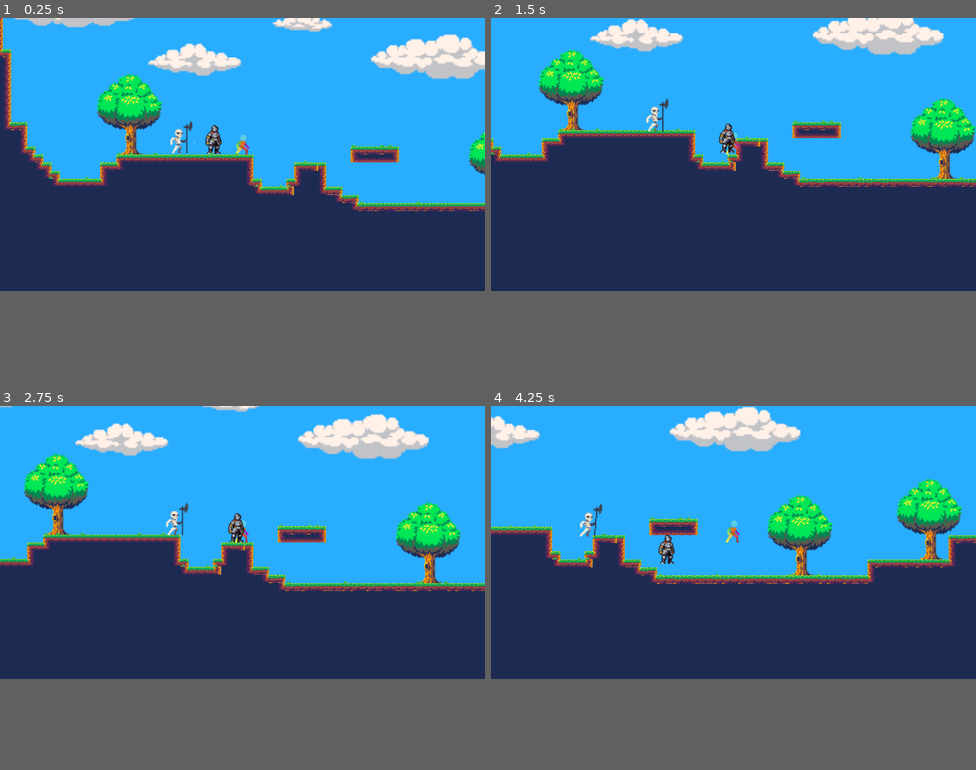
Above: before the commit, frames 1-4 (two rows, left to right).
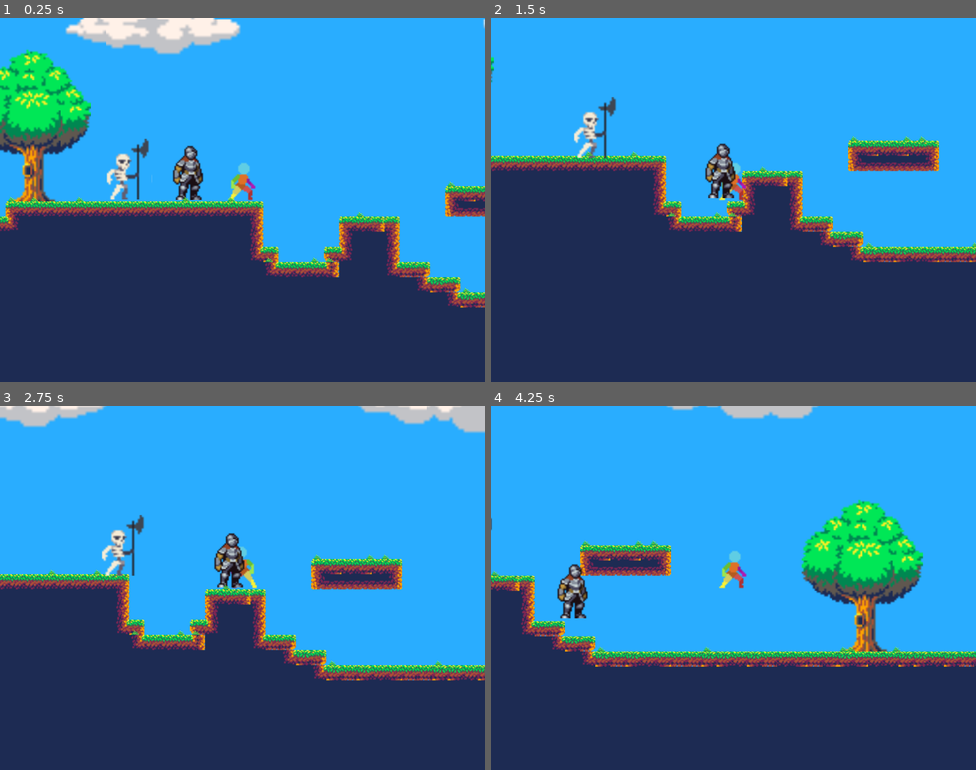
Above: after the commit, the same moments.

Repository: lindotex/dojo-1
Game: Godot game, scene res://Scenes/test_scene.tscn
Two runs of this game, one before a commit and one after it. Both use one fixed random seed, a clock stepped at 60 frames per second and the inputs below.
Inputs:
- Up to frame 1 (0.25 s): no input
- Up to frame 2 (1.5 s): hold D (right) from 0.53 s (still down); tap Space (jump) at 0.77 s
- Up to frame 3 (2.75 s): tap Space (jump) at 1.52 s; release D (right) at 2.03 s; hold Left (left) from 2.03 s (still down)
- Up to frame 4 (4.25 s): release Left (left) at 2.78 s; hold D (right) from 2.78 s (still down); tap Space (jump) at 3.02, 3.77 s
In our replay, the window is 800x450 before the commit and 800x600 after it. These sizes can differ from the game's own. Grey fills any space a smaller window leaves; there, only what the larger window draws over its background counts as a difference.

The runs differ from the first frame. In frame 1, 33% of the frame differs, in the area x 0-100%, y 0-80%; in frame 2, 25%; in frame 3, 33%; in frame 4, 38%, in the area x 0-100%, y 0-72%.
Error after the commit: Invalid access to property or key 'base_max_health' on a base object of type 'Nil'. (res://UI/GUI/interface.gd:10)

Commit message:
starting modifications on player character: from AnimatedSprite to AnimationPlayer

Diff:
--- a/Entities/Player/player.gd
+++ b/Entities/Player/player.gd
@@ -1,20 +1,22 @@
 class_name Player extends CharacterBody2D
 
-@export var status : Stats
-@onready var sprite : AnimatedSprite2D = $Sprite2D
+@onready var player_animation: AnimationPlayer = $Animation
+@onready var player_camera_2d: Camera2D = $Camera2D
+@onready var player_collision: CollisionShape2D = $CollisionShape2D
+@onready var player_sprite: Sprite2D = $Sprite
+@export var player_status : Stats
 
 const SPEED : float = 380.0
 const JUMP_VELOCITY : float = -500.0
 
 
 func _ready() -> void:
-	sprite.play("idle")
+	player_animation.play("idle_right")
 
 func _physics_process(_delta: float) -> void:
 
 	if not is_on_floor():
 		velocity += get_gravity() * _delta
-
 
 	if Input.is_action_just_pressed(input_map.ACTION_JUMP) and is_on_floor():
 		velocity.y = JUMP_VELOCITY
@@ -22,6 +24,10 @@
 	var direction := get_movement_direction()
 	if direction:
 		velocity.x = direction.x * SPEED
+		if direction.x >  0:
+			player_animation.play("idle_right")
+		elif direction.x < 0:
+			player_animation.play("idle_left")
 	else:
 		velocity.x = move_toward(velocity.x, 0, SPEED)
 
--- a/Entities/Player/player.tscn
+++ b/Entities/Player/player.tscn
@@ -3,7 +3,6 @@
 [ext_resource type="Script" uid="uid://bsqswxs1mjbrs" path="res://Entities/Player/player.gd" id="1_3uyv8"]
 [ext_resource type="Texture2D" uid="uid://3p2u5pn6jb78" path="res://Assets/Entities/Player/Idle 48x48.png" id="2_lu8i8"]
 [ext_resource type="Texture2D" uid="uid://dp343ayvmjhca" path="res://Assets/Entities/Player/air spin 48x48.png" id="2_owvpp"]
-[ext_resource type="Script" uid="uid://ccotcclmcyg2n" path="res://Scripts/Utils/Stats.gd" id="2_xr8lj"]
 [ext_resource type="Texture2D" uid="uid://cbejqco11mrqx" path="res://Assets/Entities/Player/run 48x48.png" id="3_tekja"]
 [ext_resource type="Texture2D" uid="uid://cssgfd8rc40yg" path="res://Assets/Entities/Player/Crouch-Idle 48x48.png" id="3_xr8lj"]
 [ext_resource type="Texture2D" uid="uid://bjc6kkpodpvlt" path="res://Assets/Entities/Player/crouch-walk 48x48.png" id="4_r8fok"]
@@ -14,15 +13,7 @@
 [ext_resource type="Texture2D" uid="uid://coqms8o1uq1yt" path="res://Assets/Entities/Player/land 48x48.png" id="10_ppdlg"]
 [ext_resource type="Texture2D" uid="uid://j4xmnmyf55l0" path="res://Assets/Entities/Player/Roll 48x48.png" id="11_v7p16"]
 [ext_resource type="Texture2D" uid="uid://dd3qe3er7knrb" path="res://Assets/Entities/Player/Walk 48x48.png" id="13_a8wow"]
-
-[sub_resource type="Resource" id="Resource_r8fok"]
-resource_local_to_scene = true
-script = ExtResource("2_xr8lj")
-base_max_health = 100.0
-base_max_stamina = 10.0
-base_attack_power = 10.0
-base_defense_power = 10.0
-metadata/_custom_type_script = "uid://ccotcclmcyg2n"
+[ext_resource type="AudioStream" uid="uid://318g2wa3bwl4" path="res://Assets/Sfx/Footsteps.mp3" id="15_r8fok"]
 
 [sub_resource type="AtlasTexture" id="AtlasTexture_avsg8"]
 atlas = ExtResource("2_owvpp")
@@ -753,13 +744,257 @@
 }]
 
 [sub_resource type="CapsuleShape2D" id="CapsuleShape2D_iplt1"]
-radius = 3.0
+radius = 5.0
+
+[sub_resource type="Animation" id="Animation_xr8lj"]
+length = 0.001
+tracks/0/type = "value"
+tracks/0/imported = false
+tracks/0/enabled = true
+tracks/0/path = NodePath("Sprite:frame")
+tracks/0/interp = 1
+tracks/0/loop_wrap = true
+tracks/0/keys = {
+"times": PackedFloat32Array(0),
+"transitions": PackedFloat32Array(1),
+"update": 1,
+"values": [0]
+}
+tracks/1/type = "value"
+tracks/1/imported = false
+tracks/1/enabled = true
+tracks/1/path = NodePath("Sprite:flip_h")
+tracks/1/interp = 1
+tracks/1/loop_wrap = true
+tracks/1/keys = {
+"times": PackedFloat32Array(0),
+"transitions": PackedFloat32Array(1),
+"update": 1,
+"values": [true]
+}
+tracks/2/type = "value"
+tracks/2/imported = false
+tracks/2/enabled = true
+tracks/2/path = NodePath("Sprite:texture")
+tracks/2/interp = 1
+tracks/2/loop_wrap = true
+tracks/2/keys = {
+"times": PackedFloat32Array(0),
+"transitions": PackedFloat32Array(1),
+"update": 1,
+"values": [ExtResource("2_lu8i8")]
+}
+tracks/3/type = "value"
+tracks/3/imported = false
+tracks/3/enabled = true
+tracks/3/path = NodePath("Sprite:hframes")
+tracks/3/interp = 1
+tracks/3/loop_wrap = true
+tracks/3/keys = {
+"times": PackedFloat32Array(0),
+"transitions": PackedFloat32Array(1),
+"update": 1,
+"values": [10]
+}
+tracks/4/type = "value"
+tracks/4/imported = false
+tracks/4/enabled = true
+tracks/4/path = NodePath("Sprite:vframes")
+tracks/4/interp = 1
+tracks/4/loop_wrap = true
+tracks/4/keys = {
+"times": PackedFloat32Array(0),
+"transitions": PackedFloat32Array(1),
+"update": 1,
+"values": [1]
+}
+tracks/5/type = "value"
+tracks/5/imported = false
+tracks/5/enabled = true
+tracks/5/path = NodePath("Sprite:offset")
+tracks/5/interp = 1
+tracks/5/loop_wrap = true
+tracks/5/keys = {
+"times": PackedFloat32Array(0),
+"transitions": PackedFloat32Array(1),
+"update": 0,
+"values": [Vector2(0, -16)]
+}
+
+[sub_resource type="Animation" id="Animation_r8fok"]
+resource_name = "air_spin_right"
+step = 0.01
+
+[sub_resource type="Animation" id="Animation_nhbkt"]
+resource_name = "idle_left"
+loop_mode = 1
+step = 0.01
+tracks/0/type = "value"
+tracks/0/imported = false
+tracks/0/enabled = true
+tracks/0/path = NodePath("Sprite:flip_h")
+tracks/0/interp = 1
+tracks/0/loop_wrap = true
+tracks/0/keys = {
+"times": PackedFloat32Array(0.01),
+"transitions": PackedFloat32Array(1),
+"update": 1,
+"values": [true]
+}
+tracks/1/type = "value"
+tracks/1/imported = false
+tracks/1/enabled = true
+tracks/1/path = NodePath("Sprite:frame")
+tracks/1/interp = 1
+tracks/1/loop_wrap = true
+tracks/1/keys = {
+"times": PackedFloat32Array(0, 0.1, 0.2, 0.3, 0.4, 0.5, 0.6, 0.7, 0.8, 0.9),
+"transitions": PackedFloat32Array(1, 1, 1, 1, 1, 1, 1, 1, 1, 1),
+"update": 1,
+"values": [0, 1, 2, 3, 4, 5, 6, 7, 8, 9]
+}
+tracks/2/type = "value"
+tracks/2/imported = false
+tracks/2/enabled = true
+tracks/2/path = NodePath("Sprite:texture")
+tracks/2/interp = 1
+tracks/2/loop_wrap = true
+tracks/2/keys = {
+"times": PackedFloat32Array(0),
+"transitions": PackedFloat32Array(1),
+"update": 1,
+"values": [ExtResource("2_lu8i8")]
+}
+tracks/3/type = "value"
+tracks/3/imported = false
+tracks/3/enabled = true
+tracks/3/path = NodePath("Sprite:hframes")
+tracks/3/interp = 1
+tracks/3/loop_wrap = true
+tracks/3/keys = {
+"times": PackedFloat32Array(0),
+"transitions": PackedFloat32Array(1),
+"update": 1,
+"values": [10]
+}
+tracks/4/type = "value"
+tracks/4/imported = false
+tracks/4/enabled = true
+tracks/4/path = NodePath("Sprite:vframes")
+tracks/4/interp = 1
+tracks/4/loop_wrap = true
+tracks/4/keys = {
+"times": PackedFloat32Array(0),
+"transitions": PackedFloat32Array(1),
+"update": 1,
+"values": [1]
+}
+tracks/5/type = "value"
+tracks/5/imported = false
+tracks/5/enabled = true
+tracks/5/path = NodePath("Sprite:offset")
+tracks/5/interp = 1
+tracks/5/loop_wrap = true
+tracks/5/keys = {
+"times": PackedFloat32Array(0),
+"transitions": PackedFloat32Array(1),
+"update": 0,
+"values": [Vector2(0, -16)]
+}
+
+[sub_resource type="Animation" id="Animation_vskfa"]
+resource_name = "idle_right"
+loop_mode = 1
+step = 0.01
+tracks/0/type = "value"
+tracks/0/imported = false
+tracks/0/enabled = true
+tracks/0/path = NodePath("Sprite:frame")
+tracks/0/interp = 1
+tracks/0/loop_wrap = true
+tracks/0/keys = {
+"times": PackedFloat32Array(0, 0.1, 0.2, 0.3, 0.4, 0.5, 0.6, 0.7, 0.8, 0.9),
+"transitions": PackedFloat32Array(1, 1, 1, 1, 1, 1, 1, 1, 1, 1),
+"update": 1,
+"values": [0, 0, 2, 2, 4, 5, 6, 7, 8, 9]
+}
+tracks/1/type = "value"
+tracks/1/imported = false
+tracks/1/enabled = true
+tracks/1/path = NodePath("Sprite:texture")
+tracks/1/interp = 1
+tracks/1/loop_wrap = true
+tracks/1/keys = {
+"times": PackedFloat32Array(0),
+"transitions": PackedFloat32Array(1),
+"update": 1,
+"values": [ExtResource("2_lu8i8")]
+}
+tracks/2/type = "value"
+tracks/2/imported = false
+tracks/2/enabled = true
+tracks/2/path = NodePath("Sprite:offset")
+tracks/2/interp = 1
+tracks/2/loop_wrap = true
+tracks/2/keys = {
+"times": PackedFloat32Array(0),
+"transitions": PackedFloat32Array(1),
+"update": 0,
+"values": [Vector2(0, -16)]
+}
+tracks/3/type = "value"
+tracks/3/imported = false
+tracks/3/enabled = true
+tracks/3/path = NodePath("Sprite:flip_h")
+tracks/3/interp = 1
+tracks/3/loop_wrap = true
+tracks/3/keys = {
+"times": PackedFloat32Array(0),
+"transitions": PackedFloat32Array(1),
+"update": 1,
+"values": [false]
+}
+tracks/4/type = "value"
+tracks/4/imported = false
+tracks/4/enabled = true
+tracks/4/path = NodePath("Sprite:hframes")
+tracks/4/interp = 1
+tracks/4/loop_wrap = true
+tracks/4/keys = {
+"times": PackedFloat32Array(0),
+"transitions": PackedFloat32Array(1),
+"update": 1,
+"values": [10]
+}
+tracks/5/type = "value"
+tracks/5/imported = false
+tracks/5/enabled = true
+tracks/5/path = NodePath("Sprite:vframes")
+tracks/5/interp = 1
+tracks/5/loop_wrap = true
+tracks/5/keys = {
+"times": PackedFloat32Array(0),
+"transitions": PackedFloat32Array(1),
+"update": 1,
+"values": [1]
+}
+
+[sub_resource type="AnimationLibrary" id="AnimationLibrary_pjcup"]
+_data = {
+&"RESET": SubResource("Animation_xr8lj"),
+&"air_spin_right": SubResource("Animation_r8fok"),
+&"idle_left": SubResource("Animation_nhbkt"),
+&"idle_right": SubResource("Animation_vskfa")
+}
 
 [node name="Player" type="CharacterBody2D" unique_id=965978219 groups=["player_group"]]
 script = ExtResource("1_3uyv8")
-status = SubResource("Resource_r8fok")
-
-[node name="Sprite2D" type="AnimatedSprite2D" parent="." unique_id=1974544032]
+
+[node name="Camera2D" type="Camera2D" parent="." unique_id=1895503962]
+ignore_rotation = false
+
+[node name="AnimatedSprite" type="AnimatedSprite2D" parent="." unique_id=1974544032]
+visible = false
 position = Vector2(-24, -40)
 sprite_frames = SubResource("SpriteFrames_ap3xn")
 animation = &"idle"
@@ -767,13 +1002,22 @@
 frame_progress = 0.13663696
 centered = false
 
+[node name="Sprite" type="Sprite2D" parent="." unique_id=1711544541]
+texture = ExtResource("2_lu8i8")
+offset = Vector2(0, -16)
+flip_h = true
+hframes = 10
+
 [node name="CollisionShape2D" type="CollisionShape2D" parent="." unique_id=114334339]
-position = Vector2(0, -15)
+position = Vector2(1, -14)
 shape = SubResource("CapsuleShape2D_iplt1")
 
-[node name="Camera2D" type="Camera2D" parent="." unique_id=1895503962]
-ignore_rotation = false
+[node name="Animation" type="AnimationPlayer" parent="." unique_id=151214636]
+libraries/ = SubResource("AnimationLibrary_pjcup")
 
 [node name="Sound" type="Node2D" parent="." unique_id=589041709]
 
-[node name="AudioStreamPlayer2D" type="AudioStreamPlayer2D" parent="Sound" unique_id=1825510993]
+[node name="Footsteps" type="AudioStreamPlayer2D" parent="Sound" unique_id=1825510993]
+stream = ExtResource("15_r8fok")
+autoplay = true
+parameters/looping = true
--- a/Scenes/test_scene.tscn
+++ b/Scenes/test_scene.tscn
@@ -8,7 +8,6 @@
 [ext_resource type="PackedScene" uid="uid://dn4mfq5j1ptkf" path="res://Entities/Knight/knight.tscn" id="3_50ct6"]
 [ext_resource type="PackedScene" uid="uid://cai0seviv55lp" path="res://Entities/Skeleton/skeleton.tscn" id="4_hb2xm"]
 [ext_resource type="Texture2D" uid="uid://5ytfycik3y1f" path="res://Assets/Tileset/Props/GrassLand_TallGrass_1.png" id="4_rdbpf"]
-[ext_resource type="Script" uid="uid://ccotcclmcyg2n" path="res://Scripts/Utils/Stats.gd" id="6_yglu3"]
 
 [sub_resource type="TileSetAtlasSource" id="TileSetAtlasSource_rdbpf"]
 texture = ExtResource("1_x033f")
@@ -603,15 +602,6 @@
 terrain_set_0/terrain_0/color = Color(0.5, 0.34375, 0.25, 1)
 sources/0 = SubResource("TileSetAtlasSource_hb2xm")
 
-[sub_resource type="Resource" id="Resource_d3awe"]
-resource_local_to_scene = true
-script = ExtResource("6_yglu3")
-base_max_health = 100.0
-base_max_stamina = 10.0
-base_attack_power = 10.0
-base_defense_power = 10.0
-metadata/_custom_type_script = "uid://ccotcclmcyg2n"
-
 [sub_resource type="TileSetAtlasSource" id="TileSetAtlasSource_oho3u"]
 texture = ExtResource("4_rdbpf")
 0:0/0 = 0
@@ -622,6 +612,7 @@
 [node name="TestScene" type="Node" unique_id=1174064856]
 
 [node name="Interface" parent="." unique_id=448539596 node_paths=PackedStringArray("player") instance=ExtResource("1_d3awe")]
+visible = false
 offset_left = -31.0
 offset_top = -202.0
 offset_right = -31.0
@@ -651,7 +642,6 @@
 [node name="Player" parent="Entities" unique_id=965978219 instance=ExtResource("1_r5l72")]
 position = Vector2(0, -3)
 scale = Vector2(3, 3)
-status = SubResource("Resource_d3awe")
 
 [node name="Knight" parent="Entities" unique_id=157578089 instance=ExtResource("3_50ct6")]
 position = Vector2(-161, -1)
@@ -661,7 +651,7 @@
 
 [node name="Sound" type="Node" parent="." unique_id=1274765986]
 
-[node name="AudioStreamPlayer" type="AudioStreamPlayer" parent="Sound" unique_id=356586865]
+[node name="SFXAudio" type="AudioStreamPlayer" parent="Sound" unique_id=356586865]
 
 [node name="TallGrass" type="TileMapLayer" parent="." unique_id=395795136]
 tile_map_data = PackedByteArray("AAAPAAEAAAAAAAAAAAD+////AAAAAAAAAAD4////AAAAAAAAAADq////AAAAAAAAAABEAAsAAAAAAAAAAAA9AA …(224 unchanged characters)…
--- a/UI/GUI/interface.gd
+++ b/UI/GUI/interface.gd
@@ -7,5 +7,5 @@
 
 
 func _process(_delta: float) -> void:
-	health.text = "Health: " + str(player.status.base_max_health)
-	stamina.text = "Stamina: " + str(player.status.base_max_stamina)
+	health.text = "Health: " + str(player.player_status.base_max_health)
+	stamina.text = "Stamina: " + str(player.player_status.base_max_stamina)
--- a/project.godot
+++ b/project.godot
@@ -18,8 +18,8 @@
 
 [display]
 
-window/size/viewport_width=1920
-window/size/viewport_height=1080
+window/size/viewport_width=1024
+window/size/viewport_height=768
 window/size/initial_position_type=4
 window/stretch/mode="viewport"
 window/stretch/aspect="expand"
Not shown, added: Assets/Sfx/Footsteps.mp3.import
Not shown, added: Assets/Sfx/Footsteps.mp3
